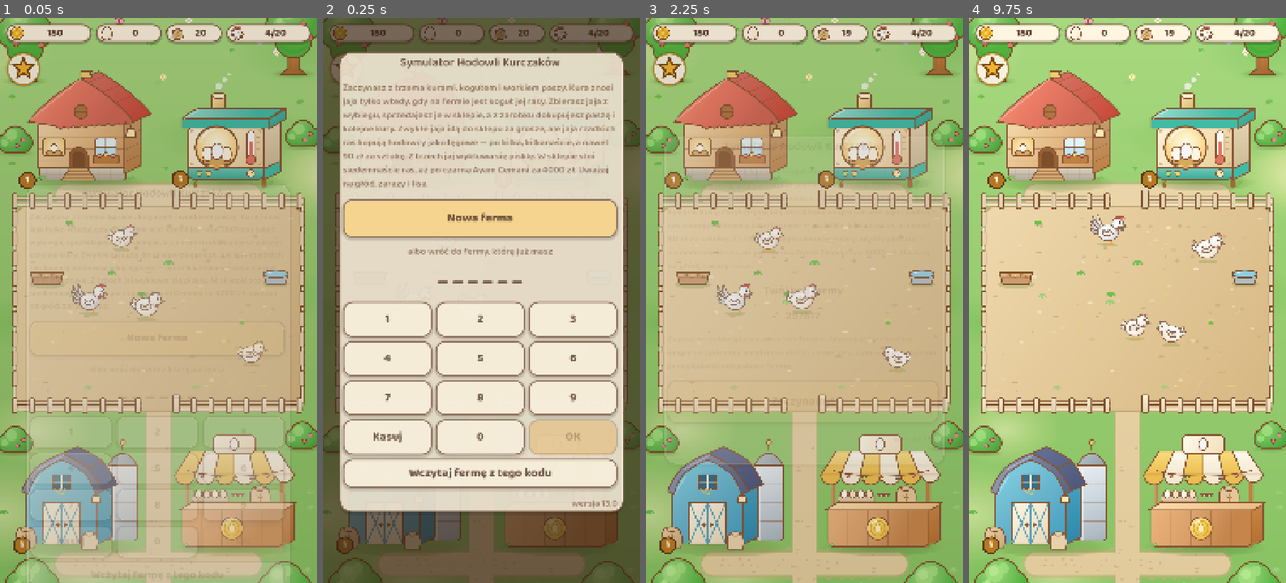
Above: before the commit, frames 1-4 (left to right).
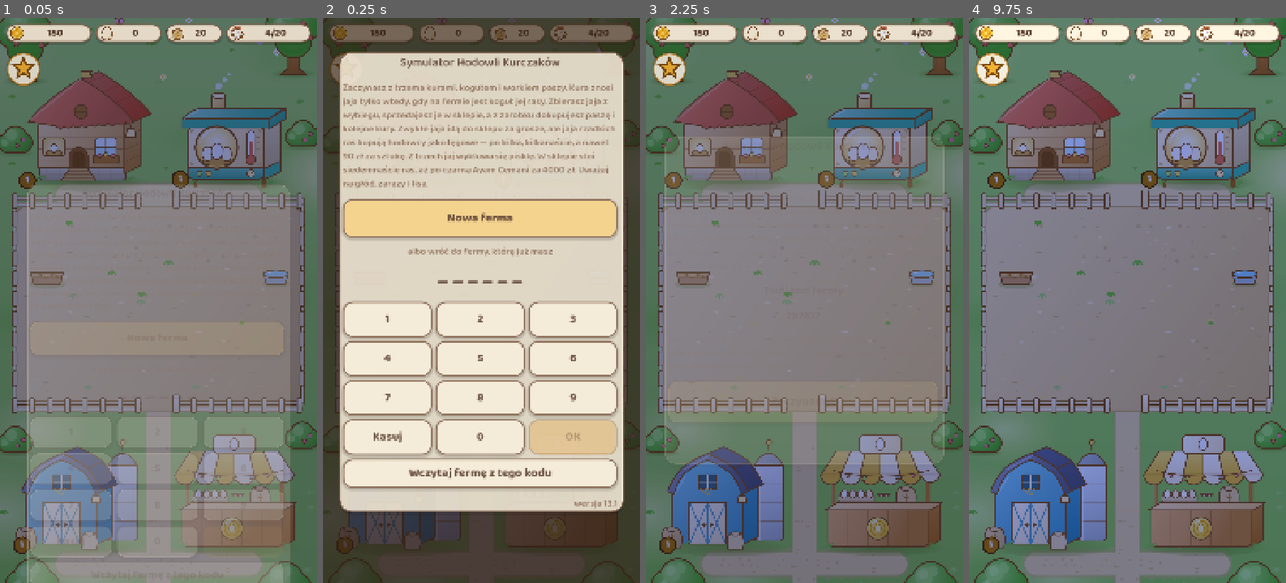
Above: after the commit, the same moments.

Repository: sodorn/kury
Game: Godot game, scene res://scenes/main/main.tscn
Same seed, same stepped clock (60 frames per second), same inputs: the game is played once before the commit and once after it.
Inputs (mouse positions are in pixels of both pictures, inside the frame that each line leads up to):
- Up to frame 1 (0.05 s): no input
- Up to frame 2 (0.25 s): no input
- Up to frame 3 (2.25 s): click (668, 68) at 0.5 s; click "Nowa ferma" at 1.25 s; click "Zaczynamy!" at 2 s
- Up to frame 4 (9.75 s): click (991, 68) at 2.75 s; click "Pokaż inne fermy" at 3.5 s; click "Wróć do kart" at 4.25 s; click (1022, 215) at 5 s; click "Wróć na fermę" at 5.75 s; click "Pokaż inne fermy" at 6.5 s; click "Wróć do kart" at 7.25 s; click (1022, 215) at 8 s; click "Zamknij kartę" at 8.75 s; click "Wróć na fermę" at 9.5 s

The runs differ from the first frame. In frame 1, 96% of the frame differs, in the area x 0-100%, y 0-100%; in frame 2, 20%; in frame 3, 97%; in frame 4, 97%.

Commit message:
Wersja 13.1: noc wedlug slonca (kury spia, nie jedza), lepsze rasy zarabiaja wiecej, plan ZADANIA.md
Co-Authored-By: Claude Opus 5.5 <noreply@anthropic.com>
Claude-Session: https://claude.ai/code/session_01CjTjcWSUi8hfc7jxPFWk6D

Diff:
--- a/core/simulation.gd
+++ b/core/simulation.gd
@@ -55,6 +55,8 @@
 		loss_budget = int(floor(state.hen_count() * clampf(share, 0.0, 1.0)))
 	var done := 0.0
 	var scale := maxf(0.0001, GameData.time_scale())
+	# Nadrabiany odcinek konczy sie TERAZ - stad zegar poczatku (do nocy).
+	_clock_start = Time.get_unix_time_from_system() - remaining / scale
 	while remaining > 0.0:
 		var step := minf(remaining, step_size)
 		summary["_t"] = done / scale
@@ -95,6 +97,10 @@
 ## Ile kur ubylo ze stada od poczatku tego wywolania `advance`.
 static func _losses(out: Dictionary) -> int:
 	return int(out["died_hunger"]) + int(out["died_disease"]) + int(out["fox_took"])
+
+
+## Czas UNIX poczatku biezacego `advance` (koniec = teraz) - do nocy.
+static var _clock_start := 0.0
 
 
 static func _step(state: FarmState, step: float, out: Dictionary, loss_budget: int,
@@ -114,9 +120,16 @@
 	_advance_egg_spoilage(state, step, out)
 	_advance_fox(state, step, out, loss_budget, offline)
 
+	# 13.0: w nocy (Daylight) kury spia zamkniete - nie jedza, a glod stoi.
+	var night := Daylight.is_night(_clock_start + float(out.get("_t", 0.0)))
+	out["_night"] = night
+	if night:
+		out["night_seconds"] = float(out.get("night_seconds", 0.0)) + step / GameData.time_scale()
 	# Karmienie rozliczamy przed sprawdzeniem, czy stado istnieje: inaczej
 	# po stracie ostatniej kury licznik glodu zostalby zamrozony.
-	if state.feed > 0.0:
+	if night:
+		pass
+	elif state.feed > 0.0:
 		state.feed = maxf(0.0, state.feed - state.feed_per_minute() * step / 60.0)
 		state.hunger_seconds = 0.0
 		state.hunger_next_death = 0.0
@@ -737,7 +750,8 @@
 		# przy odstepie 4 s i kroku 10 s zdarza sie to stale.
 		while hen.since_last_egg >= seconds:
 			hen.since_last_egg -= seconds
-			if offline or state.eggs_on_ground.size() >= capacity:
+			# 13.0: w nocy kury siedza w kurniku - jajko trafia od razu do magazynu.
+			if offline or bool(out.get("_night", false)) or state.eggs_on_ground.size() >= capacity:
 				# Pod nieobecnosc gracza i przy zapelnionym wybiegu jajko idzie
 				# prosto do magazynu. Gdy magazyn jest pelny, jajko przepada —
 				# to jest wlasnie hamulec, dzieki ktoremu gra nie przechodzi
--- /dev/null
+++ b/core/util/daylight.gd
@@ -0,0 +1,38 @@
+class_name Daylight
+extends RefCounted
+## 13.0 (wlasciciel 26.11): NOC wedlug polskiego czasu astronomicznego.
+## Slonce ponizej -0,833 stopnia nad horyzontem w srodku Polski (okolice
+## Warszawy) = noc. Kury w nocy siedza zamkniete w kurniku: nie chodza po
+## wybiegu i NIE JEDZA (zero paszy, glod tez stoi), ale dalej znosza jaja,
+## a inkubator dziala. Wzor: przyblizenie NOAA/Almanachu, blad rzedu minut.
+
+const LAT := 52.23
+const LON := 21.01
+
+## Do testow: -1 = wedlug slonca, 0 = zawsze dzien, 1 = zawsze noc.
+static var force := -1
+
+
+## Wysokosc slonca w stopniach w chwili `unix` (sekundy UTC).
+static func sun_altitude(unix: float) -> float:
+	var d := unix / 86400.0 + 2440587.5 - 2451545.0
+	var g := deg_to_rad(fposmod(357.529 + 0.98560028 * d, 360.0))
+	var q := fposmod(280.459 + 0.98564736 * d, 360.0)
+	var l := deg_to_rad(q + 1.915 * sin(g) + 0.020 * sin(2.0 * g))
+	var e := deg_to_rad(23.439 - 0.00000036 * d)
+	var ra := atan2(cos(e) * sin(l), cos(l))
+	var dec := asin(sin(e) * sin(l))
+	var gmst := fposmod(18.697374558 + 24.06570982441908 * d, 24.0) * 15.0
+	var h := deg_to_rad(gmst + LON) - ra
+	var lat := deg_to_rad(LAT)
+	return rad_to_deg(asin(sin(lat) * sin(dec) + cos(lat) * cos(dec) * cos(h)))
+
+
+static func is_night(unix: float) -> bool:
+	if force >= 0:
+		return force == 1
+	return sun_altitude(unix) < -0.833
+
+
+static func is_night_now() -> bool:
+	return is_night(Time.get_unix_time_from_system())
--- a/core/util/game_data.gd
+++ b/core/util/game_data.gd
@@ -11,7 +11,7 @@
 ## Numer wersji gry. Jedno miejsce do podbicia przy wydaniu — pokazuje sie
 ## na ekranie powitalnym, zeby bylo widac, czy przegladarka wczytala nowa
 ## wersje, czy podsunela stara z pamieci.
-const VERSION := "13.0"
+const VERSION := "13.1"
 
 static var _balance: Dictionary = {}
 static var _buildings: Array = []
--- a/data/breeds.json
+++ b/data/breeds.json
@@ -156,7 +156,7 @@
     "photo": "res://assets/photos/araukana.jpg",
     "portrait": "res://assets/portraits/araukana.webp",
     "egg_seconds": 7.0,
-    "egg_value": 6,
+    "egg_value": 7,
     "price": 150,
     "sell_price": 105,
     "incubate_seconds": 143,
@@ -215,7 +215,7 @@
     "photo": "res://assets/photos/serama.jpg",
     "portrait": "res://assets/portraits/serama.webp",
     "egg_seconds": 8.2,
-    "egg_value": 7,
+    "egg_value": 9,
     "price": 220,
     "sell_price": 154,
     "incubate_seconds": 194,
@@ -243,7 +243,7 @@
     "photo": "res://assets/photos/brahma.jpg",
     "portrait": "res://assets/portraits/brahma.webp",
     "egg_seconds": 8.8,
-    "egg_value": 8,
+    "egg_value": 10,
     "price": 250,
     "sell_price": 175,
     "incubate_seconds": 229,
@@ -272,7 +272,7 @@
     "photo": "res://assets/photos/czubatka.jpg",
     "portrait": "res://assets/portraits/czubatka.webp",
     "egg_seconds": 9.4,
-    "egg_value": 10,
+    "egg_value": 11,
     "price": 280,
     "sell_price": 196,
     "incubate_seconds": 268,
--- a/project.godot
+++ b/project.godot
@@ -11,7 +11,7 @@
 [application]
 
 config/name="Chicken Farm Simulator"
-config/version="13.0"
+config/version="13.1"
 run/main_scene="res://scenes/main/main.tscn"
 config/features=PackedStringArray("4.7", "GL Compatibility")
 config/icon="res://assets/icon.svg"
--- a/scenes/farm/farm.gd
+++ b/scenes/farm/farm.gd
@@ -73,6 +73,7 @@
 	Events.fox_arrived.connect(_on_fox_arrived)
 	Events.fox_repelled.connect(_on_fox_repelled)
 	_center_world()
+	_sync_night()
 	_sync_livestock()
 	_sync_dog()
 	_sync_buildings()
@@ -82,6 +83,7 @@
 	_sync_left -= delta
 	if _sync_left <= 0.0:
 		_sync_left = SYNC_SECONDS
+		_sync_night()
 		_sync_livestock()
 		_sync_dog()
 		_sync_buildings()
@@ -89,6 +91,20 @@
 
 func _center_world() -> void:
 	position.y = (get_viewport_rect().size.y - WORLD_HEIGHT) * 0.5
+
+
+## 13.0: noc wedlug slonca nad Polska - kury i piskleta spia w kurniku
+## (znikaja z wybiegu), a cala farma ciemnieje na granatowo.
+var night := false
+
+
+func _sync_night() -> void:
+	var now := Daylight.is_night_now()
+	if now == night:
+		return
+	night = now
+	modulate = Color(0.55, 0.6, 0.85) if night else Color.WHITE
+	_sync_livestock()
 
 
 ## Doprowadza scene do zgodnosci ze stanem gry.
@@ -107,6 +123,11 @@
 			bucket = sick if hen.sick else healthy
 		bucket[hen.breed_id] = int(bucket.get(hen.breed_id, 0)) + 1
 	var cap := int(GameData.balance().get("run", {}).get("max_visible_hens", 26))
+	if night:
+		healthy = {}
+		sick = {}
+		healthy_roosters = {}
+		sick_roosters = {}
 	# Chore kury pokazujemy zawsze — to one wymagaja reakcji gracza. Koguty tez
 	# zawsze: jest ich po jednym na rase, a od nich zalezy, czy stado niesie.
 	var shown_sick := sick
@@ -116,7 +137,7 @@
 	_sync_animals(false, true, sick_roosters, true)
 	_sync_animals(false, false, healthy_roosters, true)
 	_sync_animals(false, false, _clamp_visible(healthy, budget), false)
-	_sync_animals(true, false, _clamp_visible(_chicks_by_breed(), maxi(4, cap / 3)), false)
+	_sync_animals(true, false, {} if night else _clamp_visible(_chicks_by_breed(), maxi(4, cap / 3)), false)
 	_sync_eggs(Game.ground_eggs_by_breed())
 	_sync_corpses()
 
--- a/tests/bot_24h.gd
+++ b/tests/bot_24h.gd
@@ -46,6 +46,8 @@
 
 
 func _ready() -> void:
+	# 13.0: testy ida w dzien, niezaleznie od godziny uruchomienia.
+	Daylight.force = 0
 	Cloud.use_test_server()
 	var args := OS.get_cmdline_user_args()
 	if args.has("debug"):
--- a/tests/run_tests.gd
+++ b/tests/run_tests.gd
@@ -12,6 +12,8 @@
 
 
 func _ready() -> void:
+	# 13.0: testy ida w dzien, niezaleznie od godziny uruchomienia.
+	Daylight.force = 0
 	# Testy NIGDY na prawdziwy serwer (patrz Cloud.use_test_server).
 	Cloud.use_test_server()
 	_check(Cloud.is_test_server(), "testy rozmawiaja tylko z martwym adresem, nie z baza graczy")
@@ -51,6 +53,7 @@
 	_test_upgrade_ladders()
 	_test_upgrades_file()
 	_test_v13_basics()
+	_test_night()
 	_test_egg_spoilage()
 	_test_egg_capacity()
 	_test_vaccine_price()
@@ -1582,6 +1585,41 @@
 	Cloud.player_id = "000000"
 	_check(Game.is_admin(), "ferma 000000 jest adminem")
 	Cloud.player_id = stary_kod
+
+
+## 13.0: noc wedlug slonca nad Polska - w nocy kury nie jedza, ale znosza.
+## Kazda kolejna lepsza rasa zarabia na jajach wiecej niz poprzednie poziomy.
+func _test_night() -> void:
+	Daylight.force = -1
+	_check(not Daylight.is_night(Time.get_unix_time_from_datetime_dict({"year": 2026, "month": 6, "day": 21, "hour": 10, "minute": 0, "second": 0}))
+			and Daylight.is_night(Time.get_unix_time_from_datetime_dict({"year": 2026, "month": 6, "day": 21, "hour": 22, "minute": 0, "second": 0})),
+			"czerwiec: 12:00 dzien, 00:00 noc (czas polski)")
+	Daylight.force = -1
+	var grudzien_17: float = Time.get_unix_time_from_datetime_dict({"year": 2026, "month": 12, "day": 21, "hour": 16, "minute": 0, "second": 0})
+	var grudzien_12: float = Time.get_unix_time_from_datetime_dict({"year": 2026, "month": 12, "day": 21, "hour": 11, "minute": 0, "second": 0})
+	_check(Daylight.is_night(grudzien_17) and not Daylight.is_night(grudzien_12),
+			"grudzien: 17:00 juz noc, 12:00 dzien")
+	Daylight.force = 1
+	var st := _laying_state(["leghorn", "leghorn"], 100.0)
+	var eggs_before := st.egg_count()
+	Simulation.advance(st, 600.0 * GameData.time_scale())
+	_check(is_equal_approx(st.feed, 100.0), "w nocy kury nie jedza (pasza %.1f)" % st.feed)
+	_check(st.egg_count() > eggs_before, "w nocy kury dalej znosza (jaja %d, na ziemi %d, kur %d)" % [st.egg_count(), st.eggs_on_ground.size(), st.hen_count()])
+	var glodne := _fresh_state(["leghorn", "leghorn"], 0.0)
+	Simulation.advance(glodne, 7200.0 * GameData.time_scale())
+	_check(glodne.hen_count() == 2, "w nocy glod stoi")
+	Daylight.force = 0
+	var poprzedni := 0.0
+	var dotad := 0.0
+	var poziom := -1
+	for b: Dictionary in GameData.breeds():
+		var zarobek := float(b["egg_value"]) / float(b["egg_seconds"])
+		if int(b["coop_level"]) != poziom:
+			poprzedni = dotad
+			poziom = int(b["coop_level"])
+		_check(zarobek > poprzedni, "%s zarabia wiecej niz rasy z nizszych kurnikow (%.2f > %.2f)"
+				% [b["id"], zarobek, poprzedni])
+		dotad = maxf(dotad, zarobek)
 
 
 func _with_dog() -> FarmState:
--- a/tests/smoke_ui.gd
+++ b/tests/smoke_ui.gd
@@ -11,6 +11,8 @@
 
 
 func _ready() -> void:
+	# 13.0: testy ida w dzien, niezaleznie od godziny uruchomienia.
+	Daylight.force = 0
 	# Testy NIGDY na prawdziwy serwer (patrz Cloud.use_test_server). Wyjatek:
 	# backend.json wskazuje lokalny udawany serwer - wtedy zostawiamy go.
 	if not Cloud.is_test_server():
@@ -70,6 +72,7 @@
 	await _test_fox_lurk_and_fence()
 	await _test_feed_panels()
 	_test_map_level_badges()
+	await _test_night_view()
 	await _test_upgrade_looks()
 	await _test_panel_width()
 	await _test_dog_breeds()
@@ -1143,6 +1146,26 @@
 
 ## Rozbudowa ma byc WIDOCZNA na farmie, nie tylko w panelu. Plot ma rosnac
 ## z kazdym poziomem obrony, a budynki zmieniac wyglad na progach 3 i 6.
+## 13.0: noc - kury znikaja z wybiegu (spia w kurniku), farma ciemnieje.
+func _test_night_view() -> void:
+	var farm: Node2D = _main.get_node("Farm")
+	Daylight.force = 1
+	farm.call("_sync_night")
+	await _frames(5)
+	var widoczne := 0
+	for a in farm.find_children("*", "FarmChicken", true, false):
+		if not (a as FarmChicken).leaving:
+			widoczne += 1
+	_shot("noc.png")
+	_check(bool(farm.get("night")) and widoczne == 0 and farm.modulate != Color.WHITE,
+			"w nocy kury ida spac, farma ciemnieje (zostalo na wybiegu: %d)" % widoczne)
+	Daylight.force = 0
+	farm.call("_sync_night")
+	await _frames(5)
+	_check(farm.modulate == Color.WHITE and farm.find_children("*", "FarmChicken", true, false).size() > 0,
+			"rano kury wracaja na wybieg")
+
+
 ## 13.0: poziom budynku w kolku przy budynku na mapie.
 func _test_map_level_badges() -> void:
 	for id: String in ["coop", "storage", "incubator"]:
Not shown, changed: DOKUMENTACJA_TECHNICZNA.txt
Not shown, changed: INSTRUKCJA.txt
Not shown, added: core/util/daylight.gd.uid
Not shown, changed: PROJECT_STATE.md
Not shown, added: ZADANIA.md
